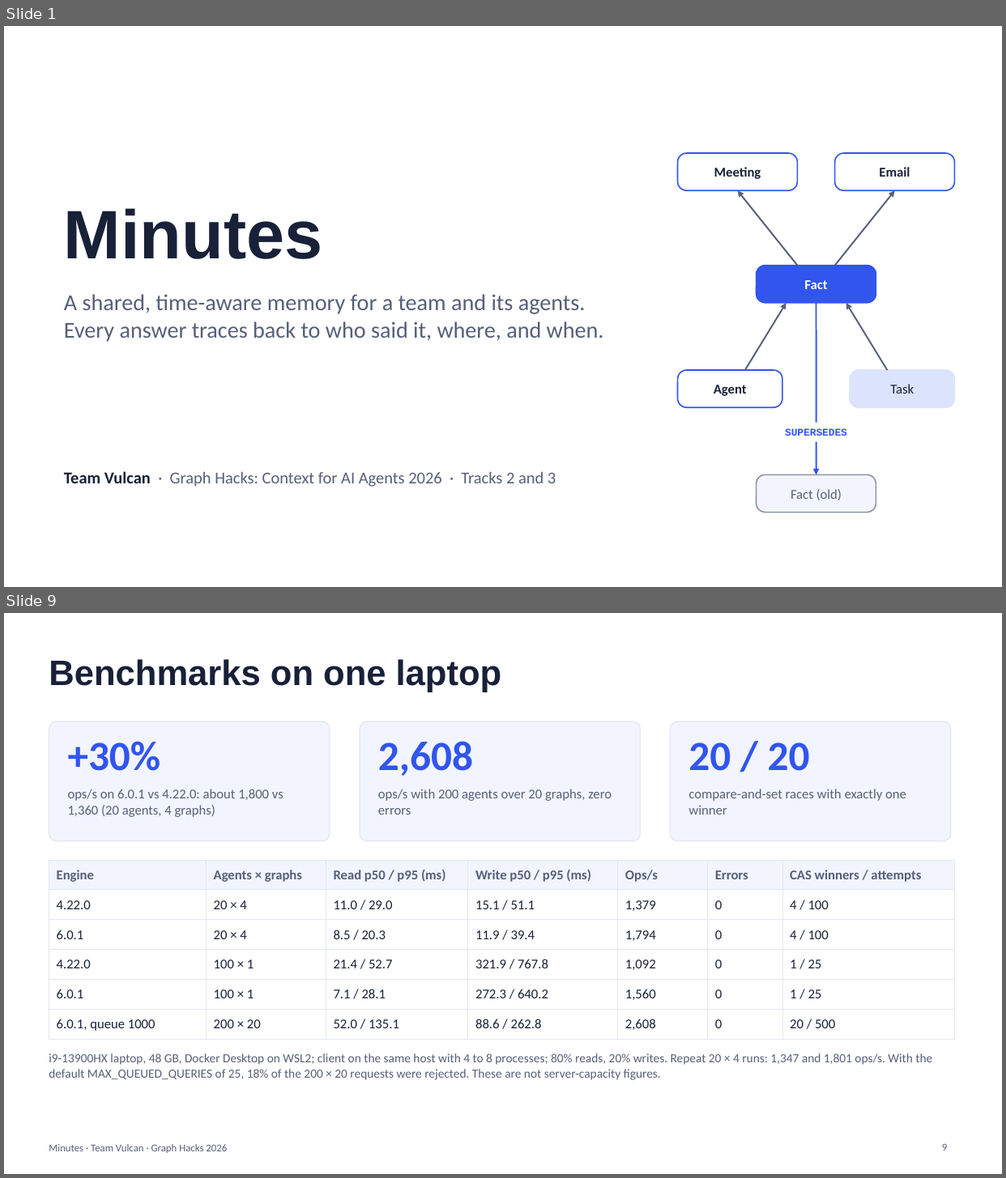
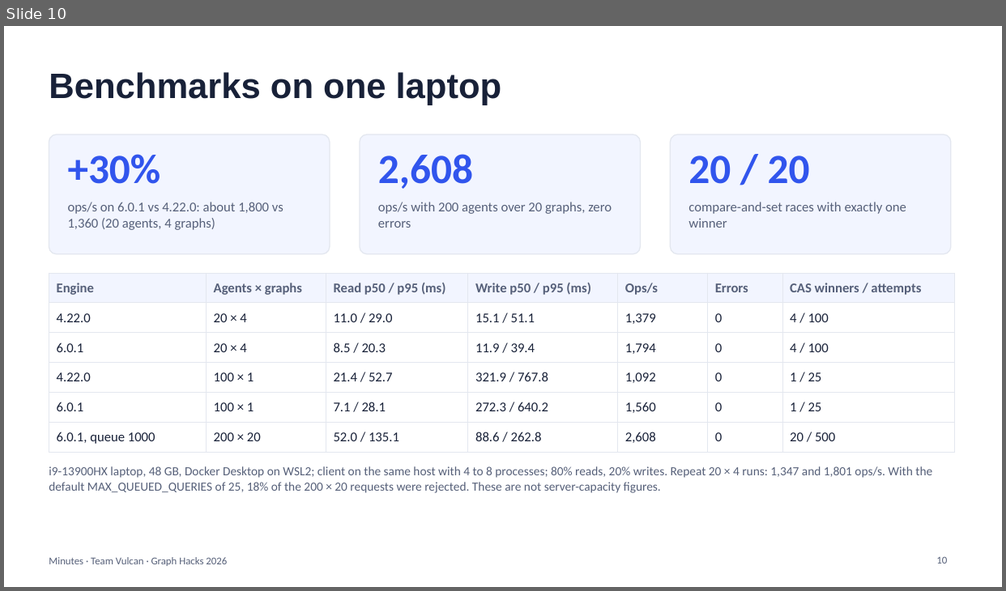
Before and after one commit to PDGamerSG/minutes-falkordb, a slide deck: docs/pitch/minutes-pitch.pptx. Shown one above the other, each under a label of ours: slides 1 and 9 before the commit, slide 10 after it; the slides between them are not shown. The pictures are 1006x1178 and 1006x591 pixels, drawn with LibreOffice and Linux fonts; fonts in the diff are those of the drawing. Boxes give left, top, right and bottom in pixels: in the first picture for what was removed or moved away, otherwise in the second. Text is boxed around its words. In the diff, an @@ line names an element or a change of style, - is before the commit and + after.

Commit message:
Pitch: re-aim script, deck and storyboard at Track 3 (Company Brain) with Track 2 support

```diff
--- a/docs/pitch/minutes-pitch.pptx
+++ b/docs/pitch/minutes-pitch.pptx
@@ slide 1 removed at (4, 26, 1002, 587), background #FFFFFF @@
@@ rounded rectangle removed at (678, 153, 798, 190) @@
-Meeting
@@ rounded rectangle removed at (835, 153, 955, 190) @@
-Email
@@ arrow removed from (798, 266) to (738, 190) @@
@@ arrow removed from (835, 266) to (895, 190) @@
@@ title removed at (64, 208, 323, 259) @@
-Minutes
@@ rounded rectangle removed at (756, 266, 876, 303) @@
-Fact
@@ text removed at (64, 294, 604, 342) @@
-A shared, time-aware memory for a team and its agents. Every answer traces back to who said it, where, and when.
@@ arrow removed from (745, 370) to (786, 303) @@
@@ arrow removed from (816, 303) to (816, 476) @@
@@ arrow removed from (888, 370) to (846, 303) @@
@@ rounded rectangle removed at (678, 370, 782, 408) @@
-Agent
@@ rounded rectangle removed at (850, 370, 955, 408) @@
-Task
@@ text removed at (785, 429, 847, 436) @@
-SUPERSEDES
@@ text removed at (64, 472, 556, 487) @@
-Team Vulcan · Graph Hacks: Context for AI Agents 2026 · Tracks 2 and 3
@@ rounded rectangle removed at (756, 476, 876, 513) @@
-Fact (old)
@@ what was slide 9 is now slide 10 @@
@@ page number at (936, 557, 947, 564): text changed @@
-9
+10
```
Also in this commit, not shown: 7 slides changed, 4 slides added, 3 other slides removed, 3 other files.
